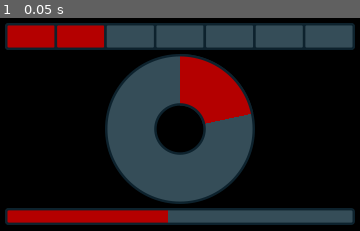
Above: before the commit, frame 1.
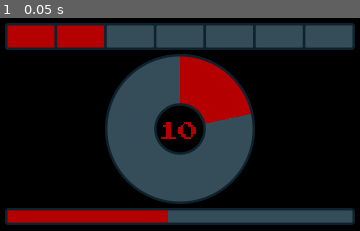
Above: after the commit, the same moment.

Repository: TravisLeeWolf/productivity-helper
Game: Godot game, scene res://Main.tscn
Same seed, same stepped clock (60 frames per second), same inputs: the game is played once before the commit and once after it.
Inputs:
- Up to frame 1 (0.05 s): no input

The runs differ from the first frame. In frame 1, 0.3% of the frame differs, in the area x 44-55%, y 48-57%.

Commit message:
add hour text display now v0.2

Diff:
--- a/godot/Main.gd
+++ b/godot/Main.gd
@@ -9,19 +9,25 @@
 	today = Time.get_date_dict_from_system()
 	print(today)
 	update_weekday_view(get_week())
-	update_minute_view(get_minute())
+	update_time_views(get_time())
 	update_day_view(get_day())
 
 
-func get_minute() -> int:
+func get_time() -> Array:
 	var time = Time.get_time_string_from_system().split(":")
-	return int(time[1])
+	return time
 
-func update_minute_view(minute) -> void:
-	$Stack/Minute.value = minute
+func update_time_views(time) -> void:
+	var hour
+	if int(time[0]) > 12:
+		hour = int(time[0]) - 12
+	else:
+		hour = time[0]
+	$Stack/Minute/Hour.text = str(hour)
+	$Stack/Minute.value = int(time[1])
 
 func _on_Timer_timeout() -> void:
-	update_minute_view(get_minute())
+	update_time_views(get_time())
 
 func get_week() -> int:
 	return today.weekday
--- a/godot/Main.tscn
+++ b/godot/Main.tscn
@@ -7,6 +7,16 @@
 [ext_resource path="res://week_progress_empty.png" type="Texture" id=5]
 [ext_resource path="res://month_progress_empty.png" type="Texture" id=6]
 [ext_resource path="res://month_progress_full.png" type="Texture" id=7]
+
+[sub_resource type="DynamicFontData" id=1]
+antialiased = false
+font_path = "res://pixel_emulator.ttf"
+
+[sub_resource type="DynamicFont" id=2]
+size = 25
+outline_color = Color( 0.709804, 0, 0, 1 )
+use_mipmaps = true
+font_data = SubResource( 1 )
 
 [node name="Main" type="Control"]
 anchor_right = 1.0
@@ -53,6 +63,16 @@
 "_edit_use_anchors_": true
 }
 
+[node name="Hour" type="Label" parent="Stack/Minute"]
+anchor_right = 1.0
+anchor_bottom = 1.0
+custom_colors/font_color = Color( 0.709804, 0, 0, 1 )
+custom_fonts/font = SubResource( 2 )
+text = "12"
+align = 1
+valign = 1
+uppercase = true
+
 [node name="Day" type="TextureProgress" parent="Stack"]
 margin_left = 5.0
 margin_top = 185.0
Not shown: 1 places in godot/Main.tscn that only renumber resources
Not shown, changed: godot/export_presets.cfg
Binary file added: godot/pixel_emulator.ttf
Not shown, changed: godot/helper_v0.1.exe
Not shown, added: godot/helper_v0.2.exe
